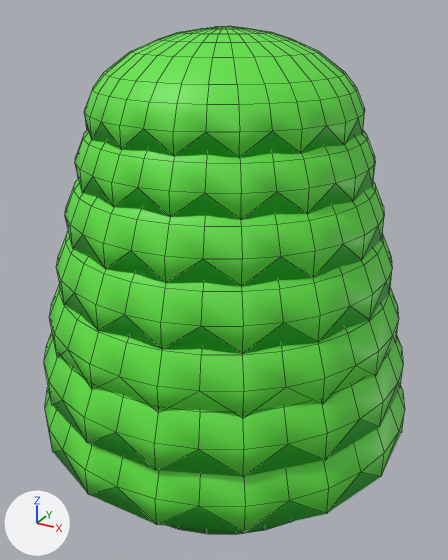
Two versions of the Blender file RBDCivilization/Assets/Models/Landscape/ArbustoColor3.blend, one commit apart.
The view is the same before and after, from a 50 mm camera at (1.98, -3.68, 2.02) aimed at (0.03, -0.12, 0.24). Every picture has the same lights, and +X, +Y and +Z are marked at lower left. Mesh edges are drawn as thin lines.
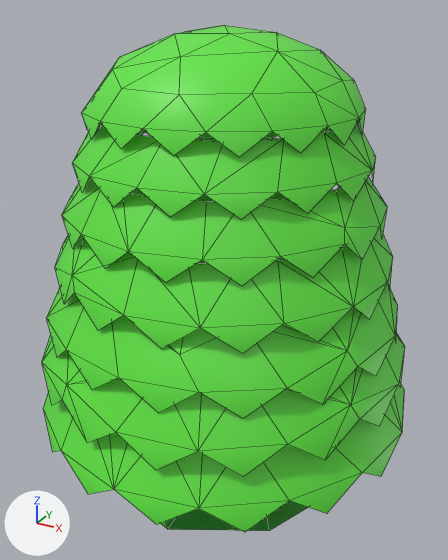
What differs and where, as boxes (x1, y1, x2, y2) in the pictures (448 x 560 px):
'Cylinder.003', reshaped, modifiers changed
    before: (44, 26, 405, 535)
    after: (42, 25, 405, 532)
part 1 of me_cylinder, deleted (green)
    before: (52, 117, 401, 532)

Diff of the bpy script that builds the scene:
```diff
--- a/RBDCivilization/Assets/Models/Landscape/ArbustoColor3.blend.py
+++ b/RBDCivilization/Assets/Models/Landscape/ArbustoColor3.blend.py
@@ me_cylinder @@
 # used by ob_cylinder_003; location = (0.0, -0.08, -0.192)
-me_cylinder.from_pydata(...)  # 1008 vertices, 880 faces; spans x -1.36..1.36, y -1.34..1.37, z -1.0..2.11
+me_cylinder.from_pydata(...)  # 1008 vertices, 865 faces; spans x -1.36..1.36, y -1.34..1.37, z -1.0..2.11
+# me_cylinder part 1
+# 15 faces are deleted
 me_cylinder.materials.append(mat_material)
 me_cylinder.materials.append(mat_material_001)
-me_cylinder.materials.append(mat_material_002)  # green #23b423
@@ ob_cylinder_003 @@
 ob_cylinder_003.location = (0.0, -0.08, -0.192)
+_m = ob_cylinder_003.modifiers.new('Decimate', 'DECIMATE')
+_m.ratio = 0.302
```
